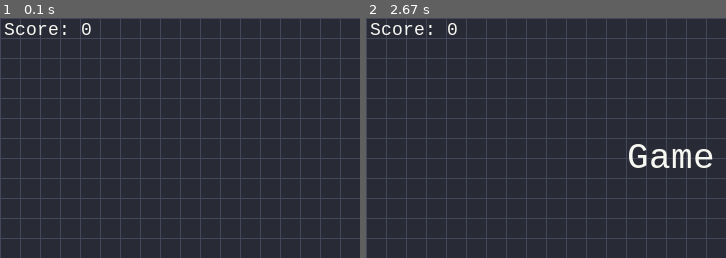
Above: before the commit, frames 1-2 (left to right).
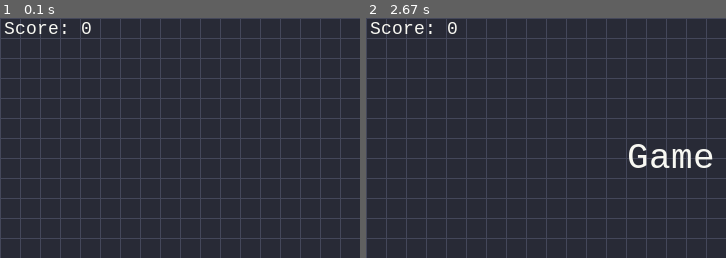
Above: after the commit, the same moments.

Repository: brenobaptista/snake-pygame
Game: pygame game, started from snake.py
Same seed, same stepped clock (60 frames per second), same inputs: the game is played once before the commit and once after it.
Inputs:
- Up to frame 1 (0.1 s): no input
- Up to frame 2 (2.67 s): tap Enter at 0.33 s; hold Up 1.17-1.63 s; hold Right 1.67-2.13 s
The pictures show only the part of the screen within x 0-50%, y 0-50%; the shares and areas given below are measured in that part.

The runs differ from the first frame. In frame 1, 0.4% of the frame differs, in the area x 1-26%, y 1-8%; in frame 2, 0.4%.

Commit message:
Updated SCORE_PADDING

Diff:
--- a/snake.py
+++ b/snake.py
@@ -20,7 +20,7 @@
 APPLE_COLOR = (255, 85, 85)
 SCORE_COLOR = (248, 248, 242)
 SCORE_SIZE = 18
-SCORE_PADDING = (4, 2)
+SCORE_PADDING = (4, 1)
 SCORE_INCREMENT = 10
 END_GAME_COLOR = (248, 248, 242)
 END_GAME_SIZE = 36
